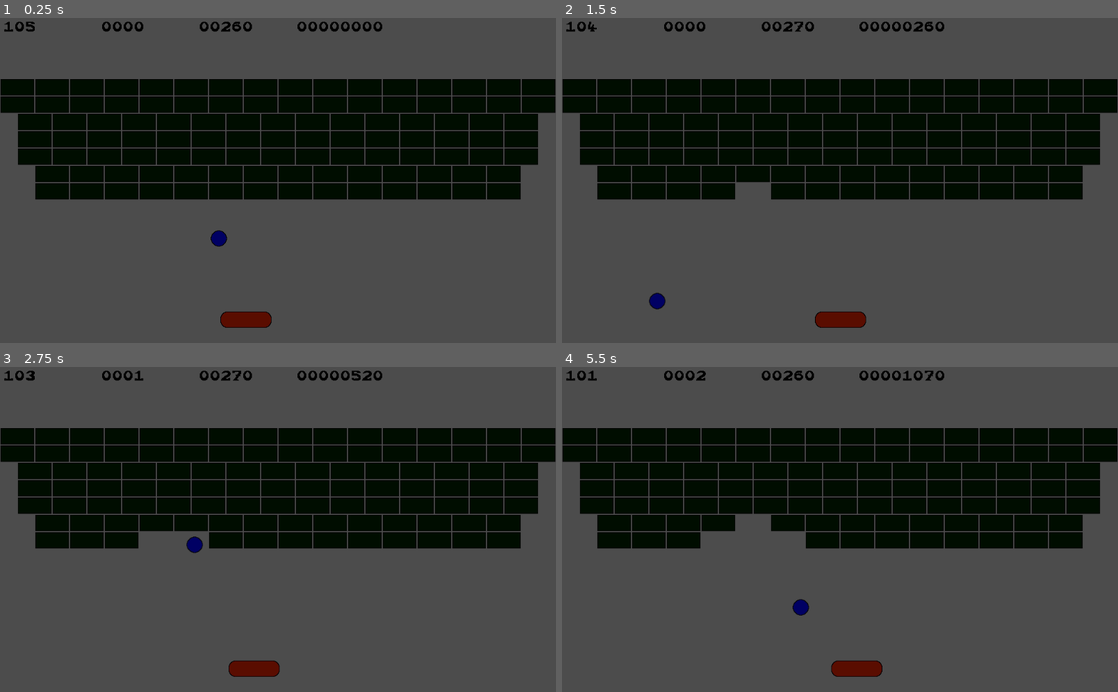
Above: before the commit, frames 1-4 (two rows, left to right).
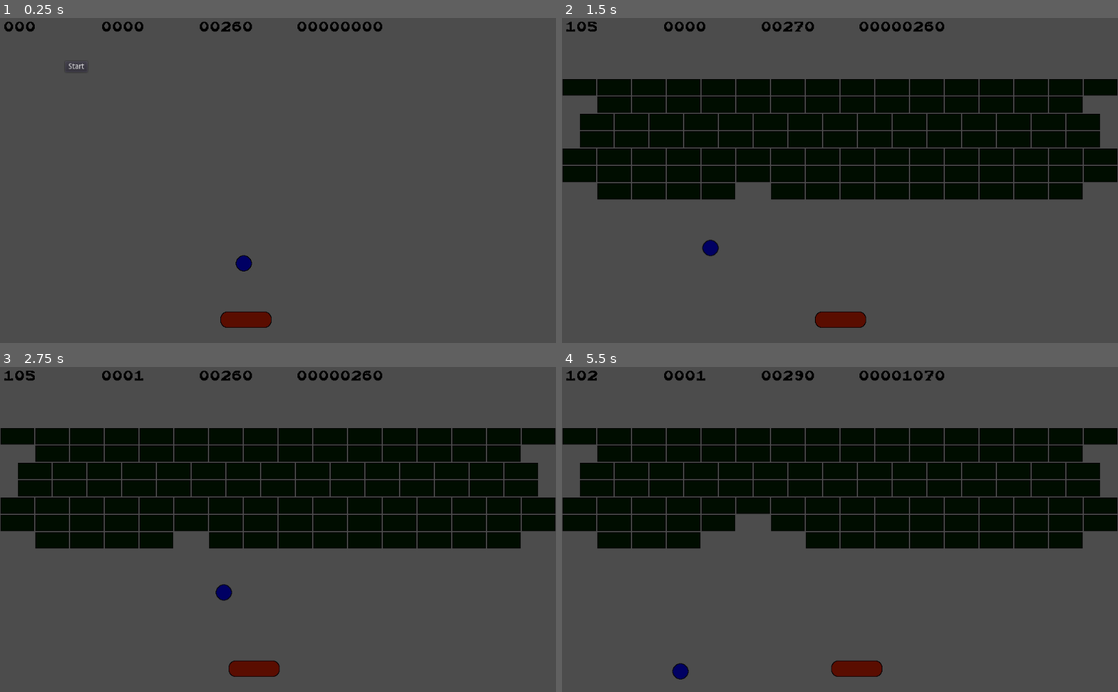
Above: after the commit, the same moments.

Repository: MichaelReel/BrickOut
Game: Godot game, scene res://Root.tscn
The game is run twice, just before and just after one commit, with the same random seed, the same clock (stepped at 60 frames per second) and the same inputs. Before the commit the project starts from res://PlayField.tscn.
Inputs (mouse positions are in pixels of both pictures, inside the frame that each line leads up to):
- Up to frame 1 (0.25 s): no input
- Up to frame 2 (1.5 s): click (639, 66) at 0.5 s, where only the run after the commit has a clickable "Start"; hold Right (ui_right) from 1.28 s (still down)
- Up to frame 3 (2.75 s): release Right (ui_right) at 2.03 s; hold Left (ui_left) from 2.03 s (still down)
- Up to frame 4 (5.5 s): release Left (ui_left) at 2.78 s; hold Right (ui_right) 2.78-4.28 s; hold Left (ui_left) from 4.28 s (still down)

The runs differ from the first frame. In frame 1, 32% of the frame differs, in the area x 0-100%, y 1-78%; in frame 2, 2.1%; in frame 3, 2.5%; in frame 4, 2.2%.

Commit message:
Restructed and added a start/pause menu.

Diff:
--- /dev/null
+++ b/Root.gd
@@ -0,0 +1,24 @@
+extends Node2D
+
+
+
+# Called when the node enters the scene tree for the first time.
+func _ready():
+	print ("_ready")
+	$MenuScreen.connect("start_button", self, "start_new_game")
+	pause()
+
+func pause():
+	print ("pause")
+	$PlayField.get_tree().paused = true
+	$MenuScreen.visible = true
+
+func resume():
+	print ("resume")
+	$PlayField.get_tree().paused = false
+	$MenuScreen.visible = false
+
+func start_new_game():
+	print ("Start signal received")
+	resume()
+	$PlayField.reset()
--- /dev/null
+++ b/Root.tscn
@@ -0,0 +1,17 @@
+[gd_scene load_steps=4 format=2]
+
+[ext_resource path="res://Root.gd" type="Script" id=1]
+[ext_resource path="res://menu/Menu.tscn" type="PackedScene" id=2]
+[ext_resource path="res://game/PlayField.tscn" type="PackedScene" id=3]
+
+[node name="Root" type="Node2D"]
+pause_mode = 2
+script = ExtResource( 1 )
+
+[node name="MenuScreen" parent="." instance=ExtResource( 2 )]
+visible = false
+margin_right = 281.0
+margin_bottom = 180.0
+
+[node name="PlayField" parent="." instance=ExtResource( 3 )]
+pause_mode = 1
--- /dev/null
+++ b/game/PlayField.gd
@@ -0,0 +1,6 @@
+extends Node2D
+
+func reset():
+	$Paddle.reset()
+	$Ball.reset()
+	$BrickArray.reset()
--- a/PlayField.tscn
+++ b/game/PlayField.tscn
@@ -1,10 +1,11 @@
-[gd_scene load_steps=8 format=2]
+[gd_scene load_steps=9 format=2]
 
-[ext_resource path="res://ui/hud.tscn" type="PackedScene" id=1]
-[ext_resource path="res://Paddle.tscn" type="PackedScene" id=2]
-[ext_resource path="res://Ball.tscn" type="PackedScene" id=3]
-[ext_resource path="res://BrickArray.gd" type="Script" id=4]
-[ext_resource path="res://BallLost.gd" type="Script" id=5]
+[ext_resource path="res://game/PlayField.gd" type="Script" id=1]
+[ext_resource path="res://ui/hud.tscn" type="PackedScene" id=2]
+[ext_resource path="res://game/paddle/Paddle.tscn" type="PackedScene" id=3]
+[ext_resource path="res://game/ball/Ball.tscn" type="PackedScene" id=4]
+[ext_resource path="res://game/brick/BrickArray.gd" type="Script" id=5]
+[ext_resource path="res://game/ball/BallLost.gd" type="Script" id=6]
 
 [sub_resource type="RectangleShape2D" id=1]
 extents = Vector2( 512, 8 )
@@ -12,18 +13,19 @@
 [sub_resource type="RectangleShape2D" id=2]
 extents = Vector2( 8, 316 )
 
-[node name="Node2D" type="Node2D"]
+[node name="PlayField" type="Node2D"]
+script = ExtResource( 1 )
 
-[node name="Hud" parent="." instance=ExtResource( 1 )]
+[node name="Hud" parent="." instance=ExtResource( 2 )]
 
-[node name="Paddle" parent="." instance=ExtResource( 2 )]
+[node name="Paddle" parent="." instance=ExtResource( 3 )]
 position = Vector2( 453, 557 )
 
-[node name="Ball" parent="." instance=ExtResource( 3 )]
+[node name="Ball" parent="." instance=ExtResource( 4 )]
 position = Vector2( 449, 453 )
 
 [node name="BrickArray" type="Node2D" parent="."]
-script = ExtResource( 4 )
+script = ExtResource( 5 )
 __meta__ = {
 "_edit_lock_": true
 }
@@ -55,7 +57,7 @@
 }
 
 [node name="BallLost" type="StaticBody2D" parent="."]
-script = ExtResource( 5 )
+script = ExtResource( 6 )
 __meta__ = {
 "_edit_lock_": true
 }
--- a/Ball.gd
+++ b/game/ball/Ball.gd
@@ -25,7 +25,9 @@
 	# Mod scores or lives or whatever
 	balls_lost += 1
 	hud.update_lost_balls(balls_lost)
+	reset()
 
+func reset():
 	# Reset the state
 	speed = init_speed
 	position = init_position
--- a/Ball.tscn
+++ b/game/ball/Ball.tscn
@@ -1,7 +1,9 @@
 [gd_scene load_steps=4 format=2]
 
-[ext_resource path="res://Ball.gd" type="Script" id=1]
-[ext_resource path="res://rough.png" type="Texture" id=2]
+[ext_resource path="res://game/ball/Ball.gd" type="Script" id=1]
+[ext_resource path="res://game/rough.png" type="Texture" id=2]
+
+
 
 [sub_resource type="CircleShape2D" id=1]
 radius = 15.0
--- a/Brick.tscn
+++ b/game/brick/Brick.tscn
@@ -1,7 +1,7 @@
 [gd_scene load_steps=4 format=2]
 
-[ext_resource path="res://Brick.gd" type="Script" id=1]
-[ext_resource path="res://rough.png" type="Texture" id=2]
+[ext_resource path="res://game/brick/Brick.gd" type="Script" id=1]
+[ext_resource path="res://game/rough.png" type="Texture" id=2]
 
 [sub_resource type="RectangleShape2D" id=1]
 extents = Vector2( 32, 16 )
--- a/BrickArray.gd
+++ b/game/brick/BrickArray.gd
@@ -4,19 +4,21 @@
 export (int) var max_brick_rows       = 7
 export (Vector2) var brick_dimensions = Vector2(64,32)
 
-#var bricks : Array = []
-var brick_scene : = load("res://Brick.tscn")
-var brick_count = 0
-var score = 0
+var center_of_bricks : Vector2
+
+var brick_scene : = load("res://game/brick/Brick.tscn")
+var brick_count : int = 0
+var score : int = 0
 
 var hud
 
 func _ready():
 	# Find the center of the 'playable' area
-	var center_of_bricks : Vector2 = Vector2(get_viewport().size.x / 2 ,max_brick_rows * brick_dimensions.y)
+	center_of_bricks = Vector2(get_viewport().size.x / 2 ,max_brick_rows * brick_dimensions.y)
 	# Place a bunch of bricks and make sure we monitor how many are left
 	randomize()
 
+func reset():
 	# Create each row
 	for row in max_brick_rows:
 		var y : int = center_of_bricks.y - (max_brick_rows * brick_dimensions.y / 2) + (row * brick_dimensions.y) + brick_dimensions.y / 2
@@ -38,7 +40,6 @@
 
 	get_parent().call_deferred("add_child", brick)
 	brick_count += 1
-#	bricks.append(brick)
 
 func _on_brick_destroyed(var brick, var ball):
 
--- a/Paddle.gd
+++ b/game/paddle/Paddle.gd
@@ -4,12 +4,14 @@
 
 export (int) var speed = 300
 
-var velocity = Vector2()
-var start_y : float
+var velocity : Vector2
+var init_position : Vector2
+
+func _ready():
+	init_position = position
 
 func get_input():
 	velocity = Vector2()
-	start_y = self.position.y
 	if Input.is_action_pressed('ui_right'):
 		velocity.x += 1
 	if Input.is_action_pressed('ui_left'):
@@ -18,5 +20,8 @@
 
 func _physics_process(delta):
 	get_input()
-	velocity = move_and_collide(velocity * delta)
-	position.y = start_y # Don't move up or down
+	move_and_collide(velocity * delta)
+	position.y = init_position.y # Don't move up or down
+
+func reset():
+	position = init_position
--- a/Paddle.tscn
+++ b/game/paddle/Paddle.tscn
@@ -1,7 +1,9 @@
 [gd_scene load_steps=4 format=2]
 
-[ext_resource path="res://Paddle.gd" type="Script" id=1]
-[ext_resource path="res://rough.png" type="Texture" id=2]
+[ext_resource path="res://game/paddle/Paddle.gd" type="Script" id=1]
+[ext_resource path="res://game/rough.png" type="Texture" id=2]
+
+
 
 [sub_resource type="CapsuleShape2D" id=1]
 radius = 16.0
--- /dev/null
+++ b/menu/Menu.gd
@@ -0,0 +1,7 @@
+extends MarginContainer
+
+signal start_button
+
+func _on_Start_pressed():
+	print ("Start Button Pressed")
+	emit_signal("start_button")
--- /dev/null
+++ b/menu/Menu.tscn
@@ -0,0 +1,22 @@
+[gd_scene load_steps=2 format=2]
+
+[ext_resource path="res://menu/Menu.gd" type="Script" id=1]
+
+[node name="MenuScreen" type="MarginContainer"]
+pause_mode = 2
+anchor_right = 1.0
+anchor_bottom = 1.0
+custom_constants/margin_right = 120
+custom_constants/margin_top = 80
+custom_constants/margin_left = 120
+custom_constants/margin_bottom = 80
+script = ExtResource( 1 )
+
+[node name="MenuButton" type="MenuButton" parent="."]
+margin_left = 120.0
+margin_top = 80.0
+margin_right = 904.0
+margin_bottom = 520.0
+text = "Start"
+flat = false
+[connection signal="pressed" from="MenuButton" to="." method="_on_Start_pressed"]
--- a/project.godot
+++ b/project.godot
@@ -12,17 +12,17 @@
 "base": "KinematicBody2D",
 "class": "Ball",
 "language": "GDScript",
-"path": "res://Ball.gd"
+"path": "res://game/ball/Ball.gd"
 }, {
 "base": "StaticBody2D",
 "class": "Brick",
 "language": "GDScript",
-"path": "res://Brick.gd"
+"path": "res://game/brick/Brick.gd"
 }, {
 "base": "KinematicBody2D",
 "class": "Paddle",
 "language": "GDScript",
-"path": "res://Paddle.gd"
+"path": "res://game/paddle/Paddle.gd"
 } ]
 _global_script_class_icons={
 "Ball": "",
@@ -33,7 +33,7 @@
 [application]
 
 config/name="Brick Out"
-run/main_scene="res://PlayField.tscn"
+run/main_scene="res://Root.tscn"
 config/icon="res://icon.png"
 
 [rendering]
--- a/HudCounter.tscn
+++ b/ui/HudCounter.tscn
@@ -1,6 +1,6 @@
 [gd_scene load_steps=3 format=2]
 
-[ext_resource path="res://HudCounter.gd" type="Script" id=1]
+[ext_resource path="res://ui/HudCounter.gd" type="Script" id=1]
 [ext_resource path="res://ui/numbers.png" type="Texture" id=2]
 
 [node name="BrickCount" type="Node2D"]
--- a/ui/hud.tscn
+++ b/ui/hud.tscn
@@ -1,7 +1,9 @@
 [gd_scene load_steps=3 format=2]
 
 [ext_resource path="res://ui/hud.gd" type="Script" id=1]
-[ext_resource path="res://HudCounter.tscn" type="PackedScene" id=2]
+[ext_resource path="res://ui/HudCounter.tscn" type="PackedScene" id=2]
+
+
 
 [node name="Hud" type="Node2D"]
 script = ExtResource( 1 )
Renamed: BallLost.gd -> game/ball/BallLost.gd
Renamed: Brick.gd -> game/brick/Brick.gd
Renamed: rough.png -> game/rough.png
Not shown, changed: game/rough.png.import
Renamed: HudCounter.gd -> ui/HudCounter.gd
